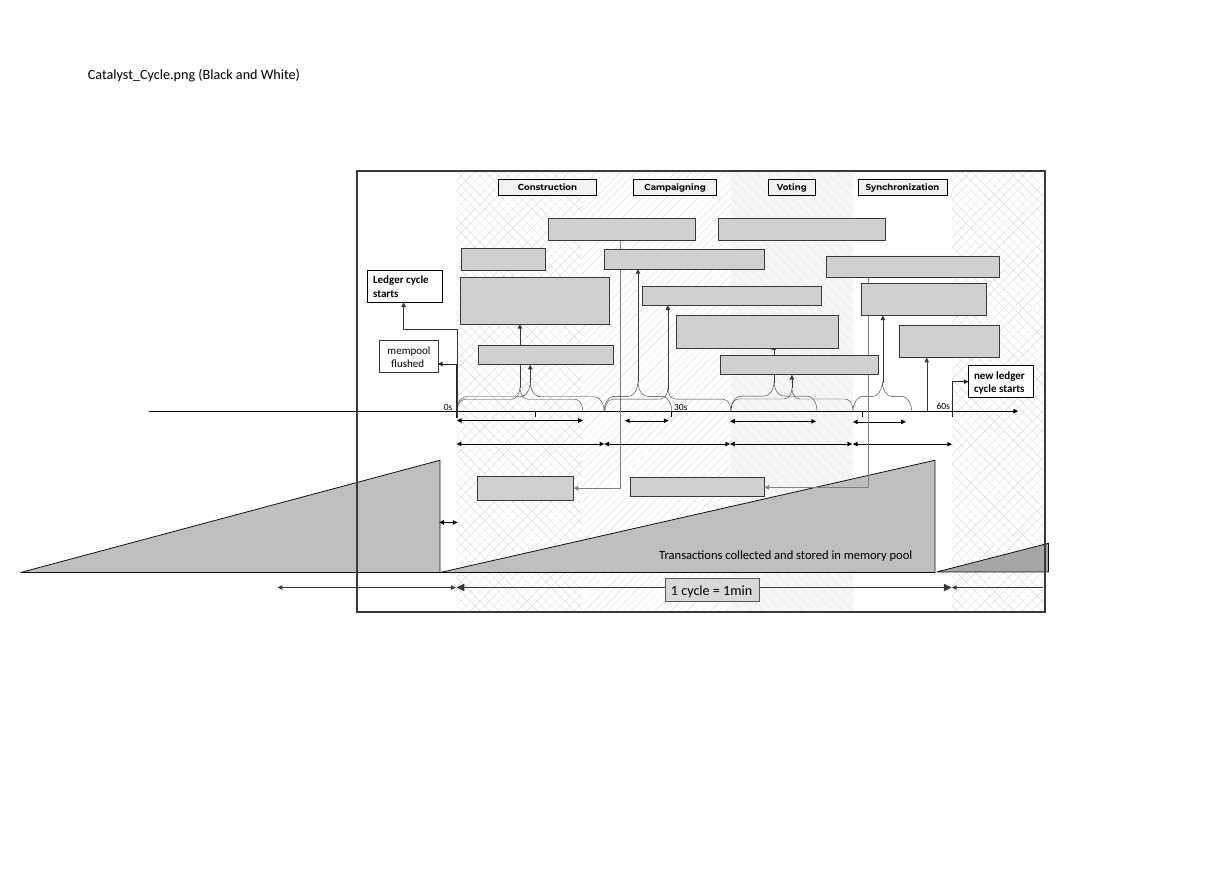
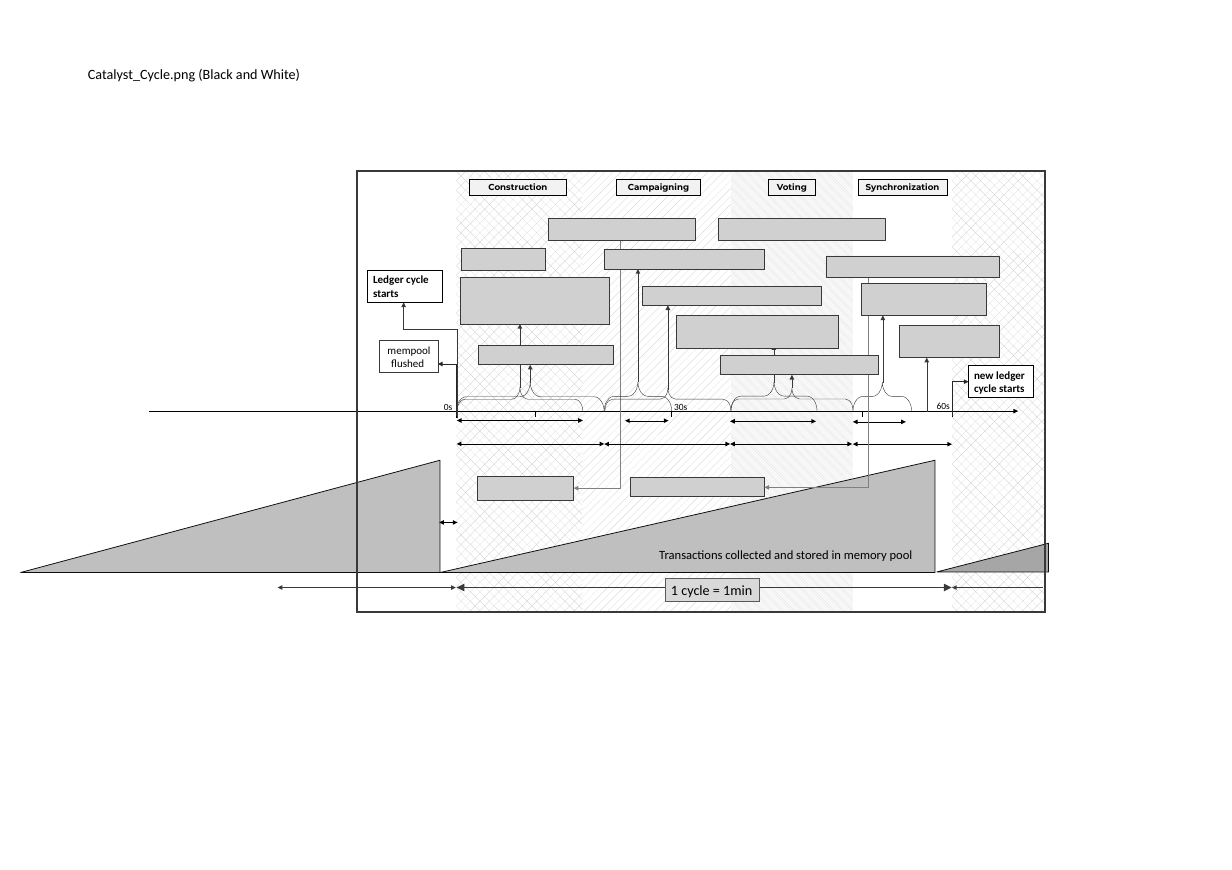
Before and after one commit to RedSkiesIO/consensus-whitepaper, a slide deck: slide 3 of figures/Powerpoint/DesginConsensusAndDatabase.pptx. Drawn at 1232x870 pixels with LibreOffice and Linux fonts; fonts in the diff are those of the drawing; grey boxes stand for pictures; background and template pictures are left out. Boxes give left, top, right and bottom in pixels: in the first picture for what was removed or moved away, otherwise in the second. Text is boxed around its words. In the diff, an @@ line names an element or a change of style, - is before the commit and + after.

```diff
--- a/figures/Powerpoint/DesginConsensusAndDatabase.pptx
+++ b/figures/Powerpoint/DesginConsensusAndDatabase.pptx
@@ rectangle "Construction": place and size @@
-rectangle "Construction" at <box>499,179,596,195</box>
+rectangle "Construction" at <box>469,179,567,195</box>
@@ rectangle "Campaigning": place and size @@
-rectangle "Campaigning" at <box>634,179,717,196</box>
+rectangle "Campaigning" at <box>617,179,700,196</box>
```
Also in this commit, not shown: 1 slide added, 1 slide removed, 1 other file.
